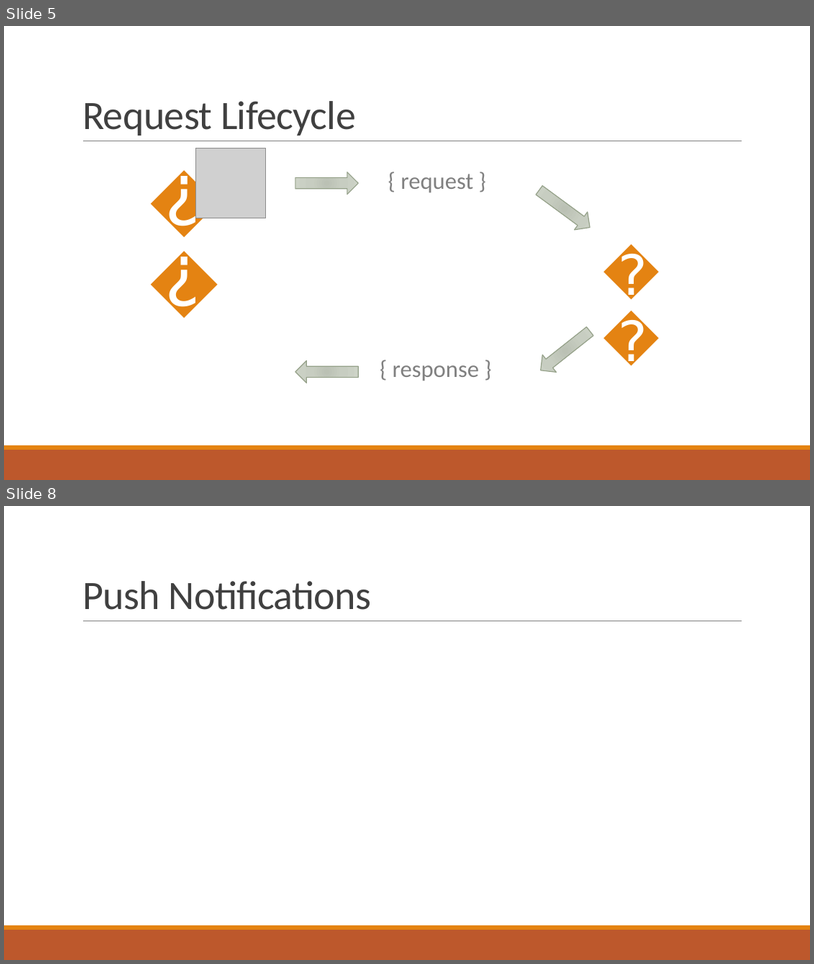
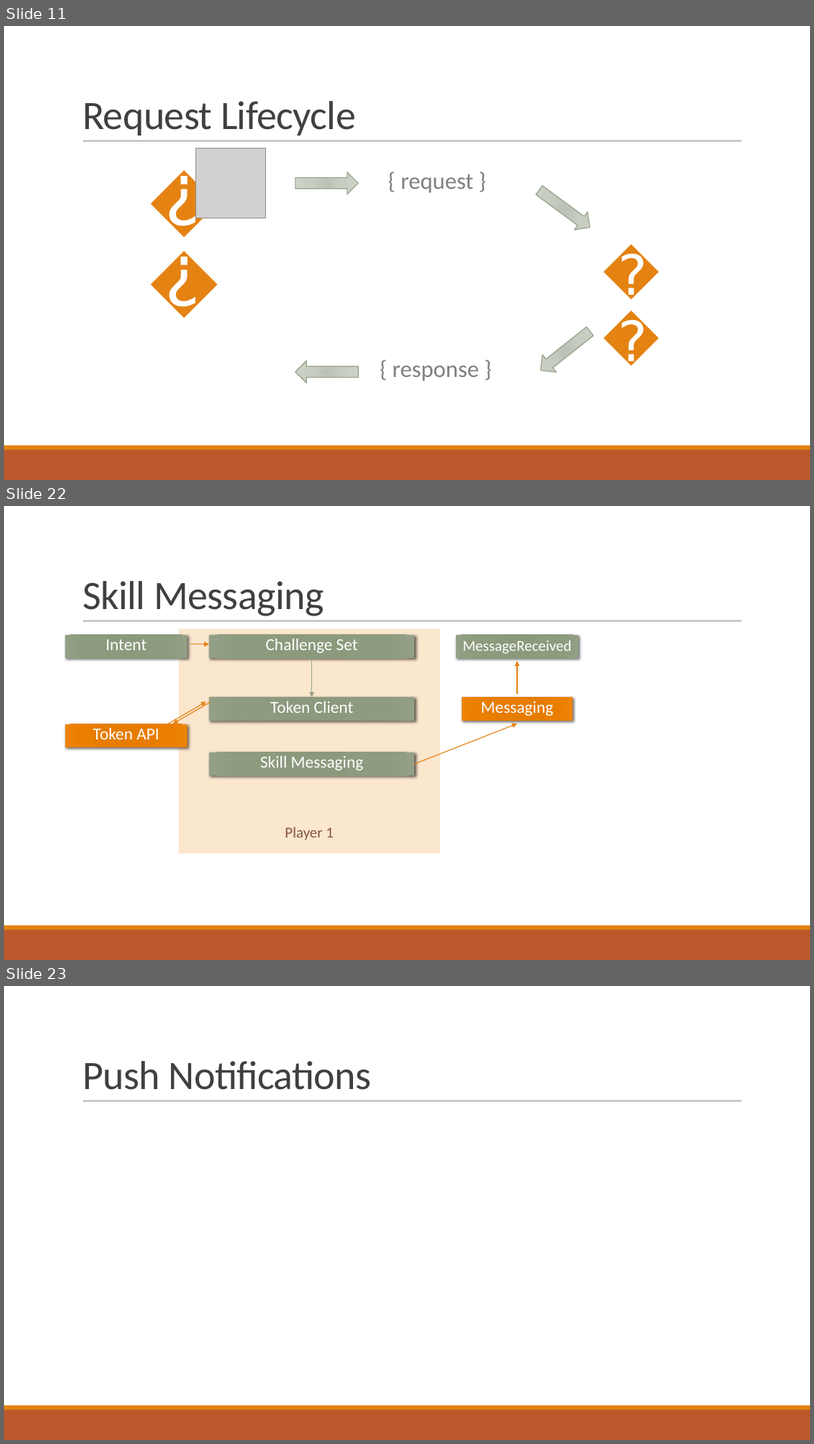
Before and after one commit to stoiveyp/DDDWales2018, a slide deck: Presentation/VoiceAndMore.pptx. Shown one above the other, each under a label of ours: slides 5 and 8 before the commit, slides 11, 22 and 23 after it; the slides between them are not shown. The pictures are 814x964 and 814x1444 pixels, drawn with LibreOffice and Linux fonts; fonts in the diff are those of the drawing; grey boxes stand for pictures. Boxes give left, top, right and bottom in pixels: in the first picture for what was removed or moved away, otherwise in the second. Text is boxed around its words. In the diff, an @@ line names an element or a change of style, - is before the commit and + after.

Commit message:
added until skill messaging

```diff
--- a/Presentation/VoiceAndMore.pptx
+++ b/Presentation/VoiceAndMore.pptx
@@ slide 22 added at [4, 506, 810, 960], background #FFFFFF; not listed: 3 template elements that a slide beside it also shows @@
@@ title added at [82, 581, 324, 616], 48 pt, text #404040 @@
+Skill Messaging
@@ rectangle added at [65, 635, 188, 659], fill gradient #8A987B to #8B997D to #8D9C7E to #94A187, 20 pt, text #FFFFFF @@
+Intent
@@ rectangle added at [179, 629, 440, 854], fill #FBE6CE, 18 pt, text #865640 @@
+Player 1
@@ text added at [209, 635, 415, 659], fill gradient #8A987B to #8B997D to #8D9C7E to #94A187, 20 pt, text #FFFFFF @@
+Challenge Set
@@ rectangle added at [456, 635, 579, 659], fill gradient #8A987B to #8B997D to #8D9C7E to #94A187, 18 pt, text #FFFFFF @@
+MessageReceived
@@ arrow added from (190, 644) to (209, 644), #E48312 1 pt @@
@@ arrow added from (312, 658) to (312, 698), #94A088 1 pt @@
@@ arrow added from (517, 693) to (517, 661), #E48312 1 pt @@
@@ rectangle added at [209, 698, 415, 721], fill gradient #8A987B to #8B997D to #8D9C7E to #94A187, 20 pt, text #FFFFFF @@
+Token Client
@@ rectangle added at [462, 698, 573, 721], fill gradient #E57B00 to #E87D00 to #EB7E00 to #EF8407, 20 pt, text #FFFFFF @@
+Messaging
@@ arrow added from (169, 723) to (206, 701), #E48312 1 pt @@
@@ arrow added from (211, 701) to (173, 723), #E48312 1 pt @@
@@ rectangle added at [65, 723, 188, 747], fill gradient #E57B00 to #E87D00 to #EB7E00 to #EF8407, 20 pt, text #FFFFFF @@
+Token API
@@ arrow added from (415, 764) to (517, 723), #E48312 1 pt @@
@@ rectangle added at [209, 752, 415, 776], fill gradient #8A987B to #8B997D to #8D9C7E to #94A187, 20 pt, text #FFFFFF @@
+Skill Messaging
@@ what was slide 5 is now slide 11 @@
@@ what was slide 8 is now slide 23 @@
```
Also in this commit, not shown: 3 slides changed, 14 other slides added, 1 slide removed.
